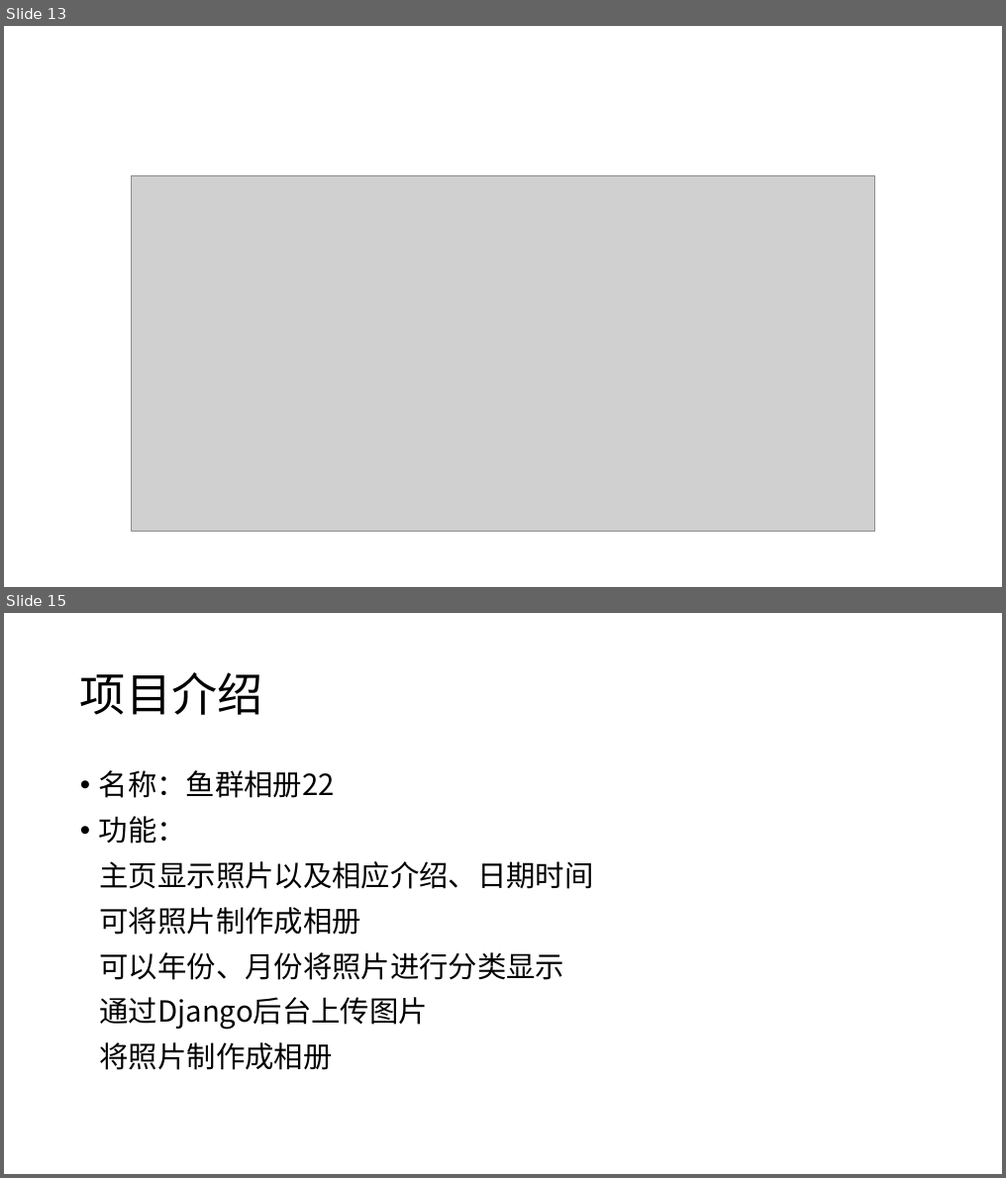
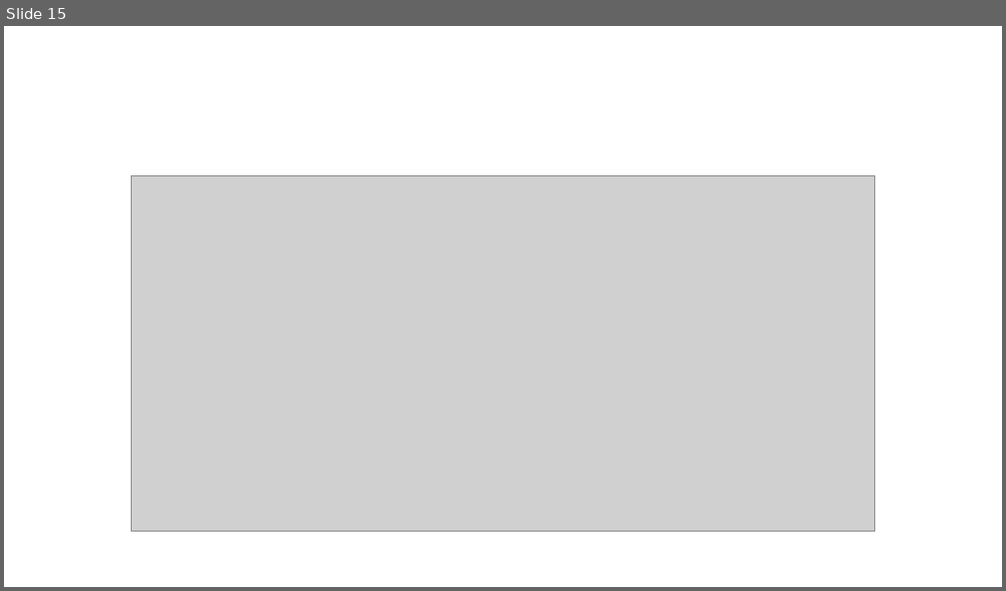
Before and after one commit to daxuliu/softwarelearn, a slide deck: 项目展示-1.pptx. Shown one above the other, each under a label of ours: slides 13 and 15 before the commit, slide 15 after it; the slides between them are not shown. The pictures are 1006x1178 and 1006x591 pixels, drawn with LibreOffice and Linux fonts; fonts in the diff are those of the drawing; grey boxes stand for pictures. Boxes give left, top, right and bottom in pixels: in the first picture for what was removed or moved away, otherwise in the second. Text is boxed around its words. In the diff, an @@ line names an element or a change of style, - is before the commit and + after.

```diff
--- a/项目展示-1.pptx
+++ b/项目展示-1.pptx
@@ slide 15 removed at (4, 613, 1002, 1174), background #FFFFFF @@
@@ title removed at (80, 672, 263, 715) @@
-项目介绍
@@ text removed at (99, 770, 594, 1070) @@
-• 名称：鱼群相册22
-• 功能：
-主页显示照片以及相应介绍、日期时间
-可将照片制作成相册
-可以年份、月份将照片进行分类显示
-通过Django后台上传图片
-将照片制作成相册
@@ what was slide 13 is now slide 15 @@
```
Also in this commit, not shown: 1 slide changed, 2 slides added, 12 other slides removed.
